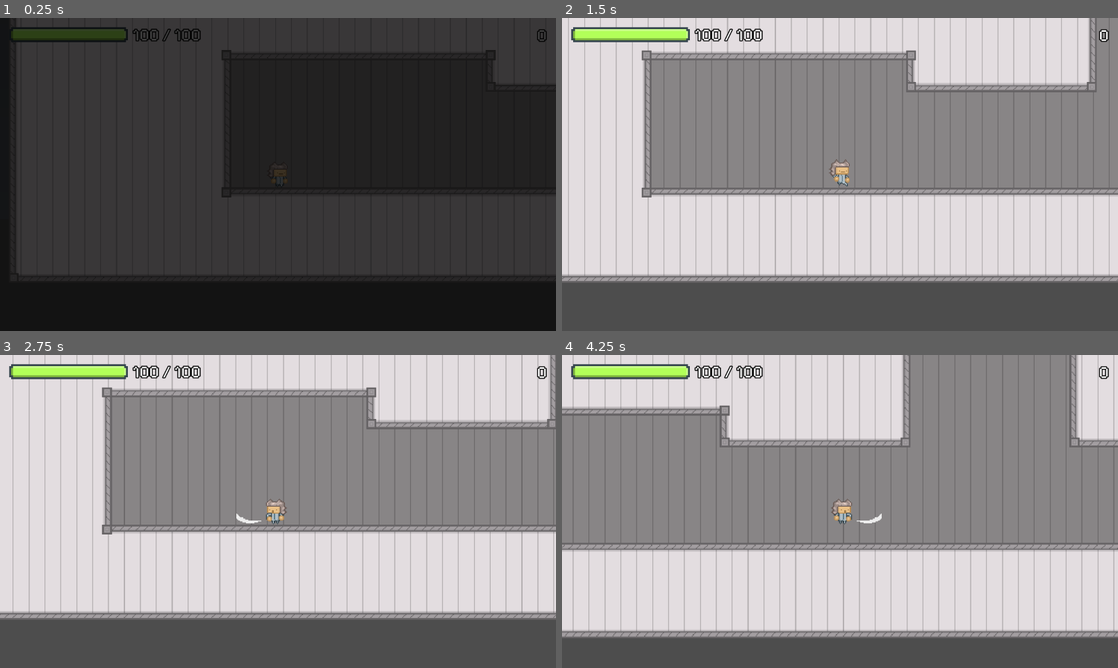
Above: before the commit, frames 1-4 (two rows, left to right).
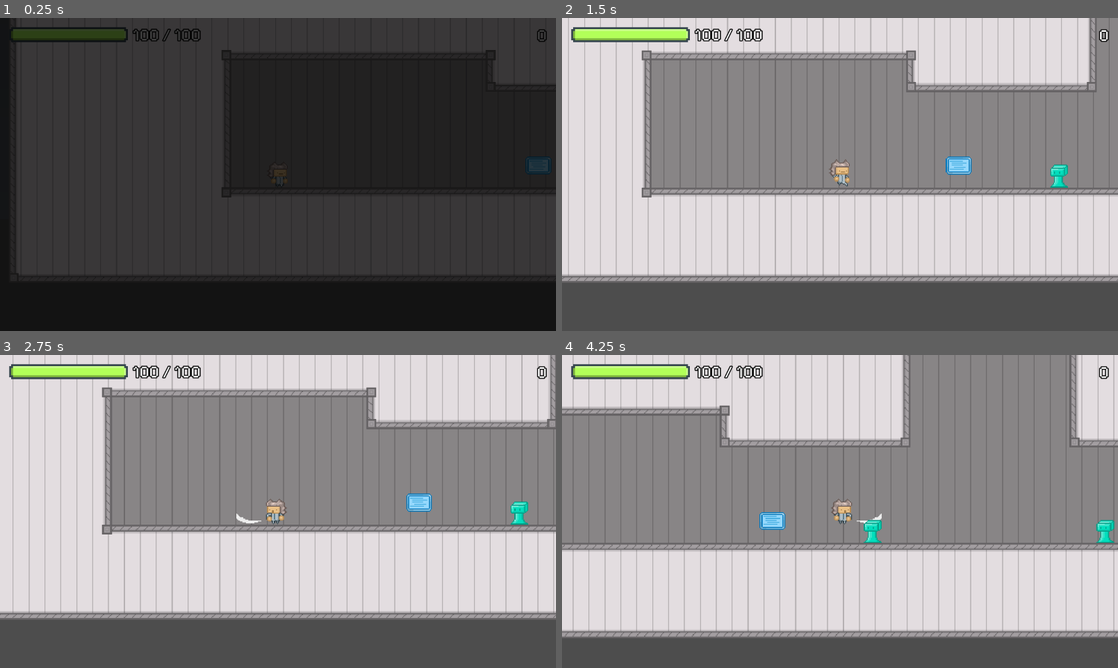
Above: after the commit, the same moments.

Repository: Brian-Magnuson/lab_escape_gd
Game: Godot game, scene res://scenes/level_1.tscn
Two runs of this game, one before a commit and one after it. Both use one fixed random seed, a clock stepped at 60 frames per second and the inputs below. This scene is started directly instead of the project's main scene.
Inputs (mouse positions are in pixels of both pictures, inside the frame that each line leads up to):
- Up to frame 1 (0.25 s): no input
- Up to frame 2 (1.5 s): move the mouse to (962, 158) at 0.52 s; press the mouse at (962, 158) at 0.53 s; hold D (move_right) from 0.53 s (still down); tap Space (jump) at 0.77 s; move the mouse to (728, 190) at 1.27 s; release the mouse at (728, 190) at 1.28 s; tap E (interact) at 1.35 s
- Up to frame 3 (2.75 s): tap Space (jump) at 1.52 s; move the mouse to (333, 442) at 2.02 s; release D (move_right) at 2.03 s; press the mouse at (333, 442) at 2.03 s; hold A (move_left) from 2.03 s (still down)
- Up to frame 4 (4.25 s): move the mouse to (812, 574) at 2.77 s; release A (move_left) at 2.78 s; release the mouse at (812, 574) at 2.78 s; hold D (move_right) from 2.78 s (still down); tap E (interact) at 2.85 s; tap Space (jump) at 3.02, 3.77 s; move the mouse to (1006, 558) at 3.52 s; press the mouse at (1006, 558) at 3.53 s

The runs differ from the first frame. In frame 1, 0.2% of the frame differs, in the area x 94-100%, y 44-50%; in frame 2, 0.5%; in frame 3, 0.5%; in frame 4, 0.6%, in the area x 35-100%, y 50-60%.

Commit message:
Add game elements to lower level of L1

Diff:
--- a/scenes/level_1.tscn
+++ b/scenes/level_1.tscn
@@ -8,6 +8,10 @@
 [ext_resource type="Texture2D" uid="uid://dghxv6wir8pe7" path="res://assets/tiles/LabTilesetDarker.png" id="6_iw4em"]
 [ext_resource type="TileSet" uid="uid://cjj3lgustq04" path="res://assets/tiles/tiles.tres" id="7_hnsmf"]
 [ext_resource type="PackedScene" uid="uid://bw1sjx2gp5mpl" path="res://scenes/player.tscn" id="8_nossa"]
+[ext_resource type="PackedScene" uid="uid://c77s6gstc62gs" path="res://scenes/sign.tscn" id="14_2aecg"]
+[ext_resource type="PackedScene" uid="uid://dsy4y3i3caelu" path="res://scenes/jelly.tscn" id="15_6dial"]
+[ext_resource type="PackedScene" uid="uid://cv5a0kc0mry3d" path="res://scenes/teleporter_pair.tscn" id="16_7nomh"]
+[ext_resource type="PackedScene" uid="uid://dqfacodlaacf3" path="res://scenes/green_gem.tscn" id="17_1s4pk"]
 [ext_resource type="Script" uid="uid://cnyd6dw7arlgs" path="res://scripts/user_interface.gd" id="19_bamb7"]
 [ext_resource type="Texture2D" uid="uid://w4yl13wfmkrv" path="res://assets/ui/HealthBarFrame.png" id="20_8jqp6"]
 [ext_resource type="Texture2D" uid="uid://cqdq0lrkmbfl4" path="res://assets/ui/HealthBarFill.png" id="21_jscgt"]
@@ -793,6 +797,47 @@
 [node name="ScrollingTextTimer" type="Timer" parent="UserInterface"]
 wait_time = 0.02
 
+[node name="Sign" parent="." instance=ExtResource("14_2aecg")]
+position = Vector2(533, 970)
+dialogue_id = "L1HowToSlap"
+
+[node name="Sign2" parent="." instance=ExtResource("14_2aecg")]
+position = Vector2(933, 970)
+dialogue_id = "L1PoorJerry"
+
+[node name="Sign3" parent="." instance=ExtResource("14_2aecg")]
+position = Vector2(1189, 970)
+dialogue_id = "L1HowToTeleport"
+
+[node name="Jelly" parent="." instance=ExtResource("15_6dial")]
+position = Vector2(634, 979)
+scale = Vector2(-1, 1)
+
+[node name="Jelly2" parent="." instance=ExtResource("15_6dial")]
+position = Vector2(868, 979)
+scale = Vector2(-1, 1)
+
+[node name="Jelly3" parent="." instance=ExtResource("15_6dial")]
+position = Vector2(990, 979)
+scale = Vector2(-1, 1)
+
+[node name="TeleporterPair" parent="." instance=ExtResource("16_7nomh")]
+position = Vector2(1258, 970)
+
+[node name="TeleporterB" parent="TeleporterPair" index="1"]
+position = Vector2(-1078, -256)
+
+[node name="GreenGem" parent="." instance=ExtResource("17_1s4pk")]
+position = Vector2(1061, 942)
+
+[node name="GreenGem2" parent="." instance=ExtResource("17_1s4pk")]
+position = Vector2(1109, 942)
+
 [connection signal="health_updated" from="Player" to="UserInterface" method="_on_player_health_updated"]
 [connection signal="player_died" from="Player" to="UserInterface" method="_on_player_player_died"]
 [connection signal="score_updated" from="Player" to="UserInterface" method="_on_player_score_updated"]
+[connection signal="sign_read" from="Sign" to="UserInterface" method="_on_sign_sign_read"]
+[connection signal="sign_read" from="Sign2" to="UserInterface" method="_on_sign_sign_read"]
+[connection signal="sign_read" from="Sign3" to="UserInterface" method="_on_sign_sign_read"]
+
+[editable path="TeleporterPair"]
Not shown: 1 places in scenes/level_1.tscn that only renumber resources
